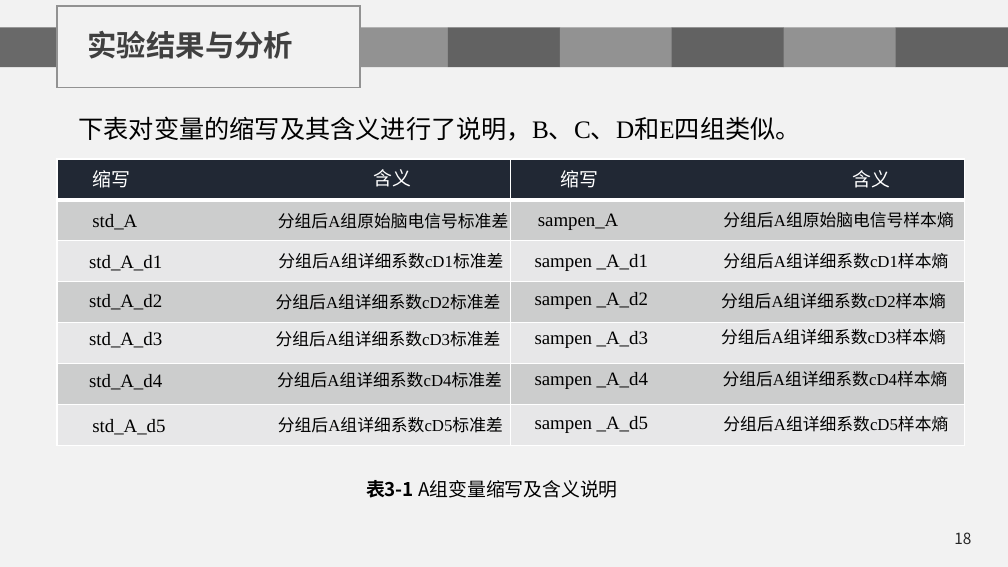
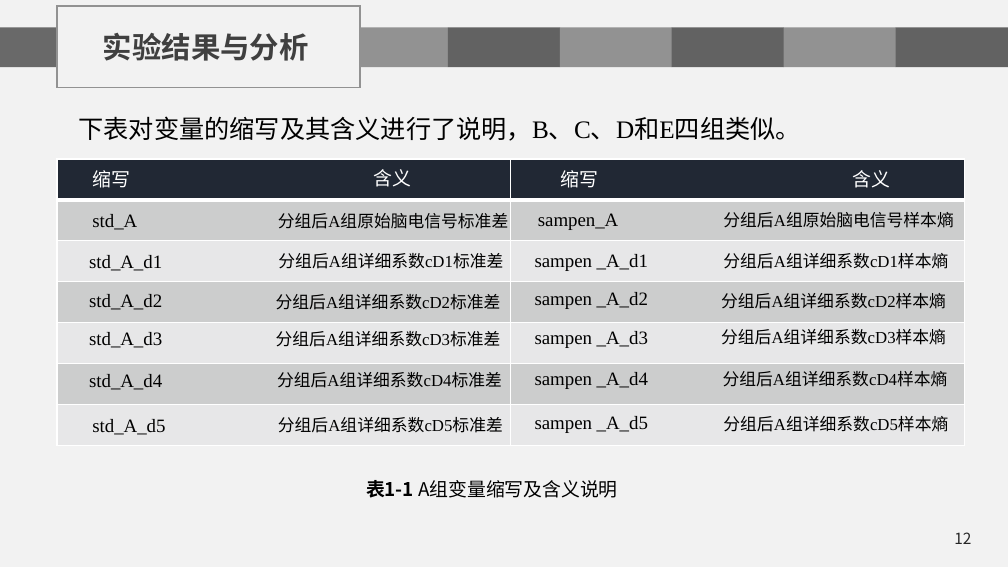
Before and after one commit to chenshuaihua/Graduate, a slide deck: slide 12 of 毕设文件/陈帅华-2016014016-自实1601-中期答辩.pptx (slide 18 before the commit). Drawn at 1008x567 pixels with LibreOffice and Linux fonts; fonts in the diff are those of the drawing; background and template pictures are left out. Boxes give left, top, right and bottom in pixels: in the first picture for what was removed or moved away, otherwise in the second. Text is boxed around its words. In the diff, an @@ line names an element or a change of style, - is before the commit and + after.

```diff
--- a/毕设文件/陈帅华-2016014016-自实1601-中期答辩.pptx
+++ b/毕设文件/陈帅华-2016014016-自实1601-中期答辩.pptx
@@ text "实验结果与分析": place and size @@
-text "实验结果与分析" at box(87, 31, 293, 59)
+text "实验结果与分析" at box(103, 33, 309, 61)
@@ text at box(366, 480, 618, 498): text changed @@
-表3-1 A组变量缩写及含义说明
+表1-1 A组变量缩写及含义说明
@@ page number at box(954, 532, 971, 544): text changed @@
-18
+12
```
Also in this commit, not shown: 24 other slides changed, 2 slides added, 24 slides removed, 1 other file.
